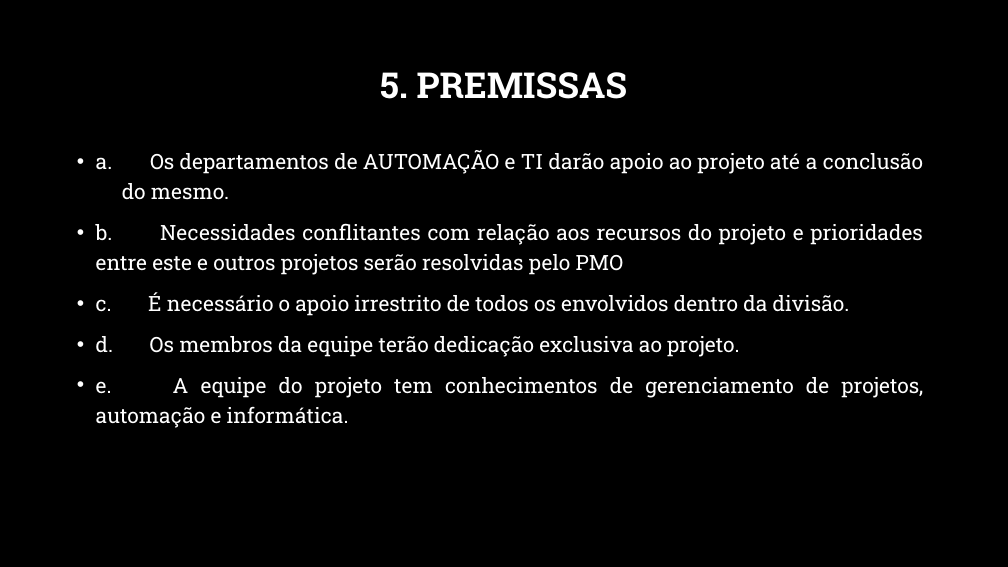
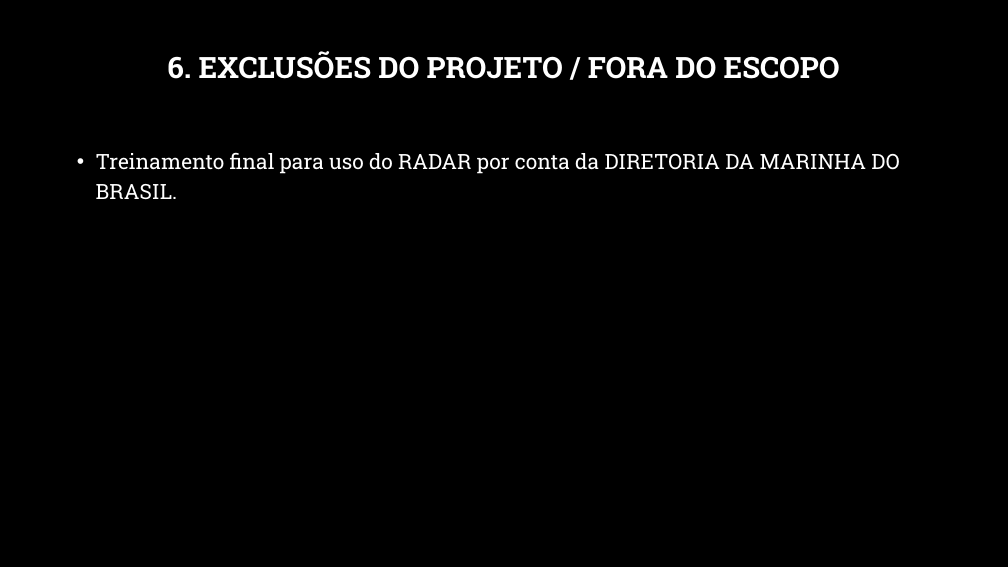
Before and after one commit to Thiarlleson/ProjetoSistemaEmbarcado, a slide deck: slide 7 of Radar_Ultrasonico.pptx. Drawn at 1008x567 pixels with LibreOffice and Linux fonts; fonts in the diff are those of the drawing; background and template pictures are left out. Boxes give left, top, right and bottom in pixels: in the first picture for what was removed or moved away, otherwise in the second. Text is boxed around its words. In the diff, an @@ line names an element or a change of style, - is before the commit and + after.

Commit message:
alteracoes e inclusao do eap e escopo

```diff
--- a/Radar_Ultrasonico.pptx
+++ b/Radar_Ultrasonico.pptx
@@ title at box(167, 51, 840, 79): text changed; size 34 to 28 pt @@
-5. PREMISSAS
+6. EXCLUSÕES DO PROJETO / FORA DO ESCOPO
@@ text at box(96, 152, 899, 200): text changed @@
-• a. Os departamentos de AUTOMAÇÃO e TI darão apoio ao projeto até a conclusão do mesmo.
-• b. Necessidades conflitantes com relação aos recursos do projeto e prioridades entre este e outros projetos serão resolvidas pelo PMO
-• c. É necessário o apoio irrestrito de todos os envolvidos dentro da divisão.
-• d. Os membros da equipe terão dedicação exclusiva ao projeto.
-• e. A equipe do projeto tem conhecimentos de gerenciamento de projetos, automação e informática.
+• Treinamento final para uso do RADAR por conta da DIRETORIA DA MARINHA DO BRASIL.
```
Also in this commit, not shown: 6 other slides changed, 4 slides added, 7 slides removed, 3 other files.
